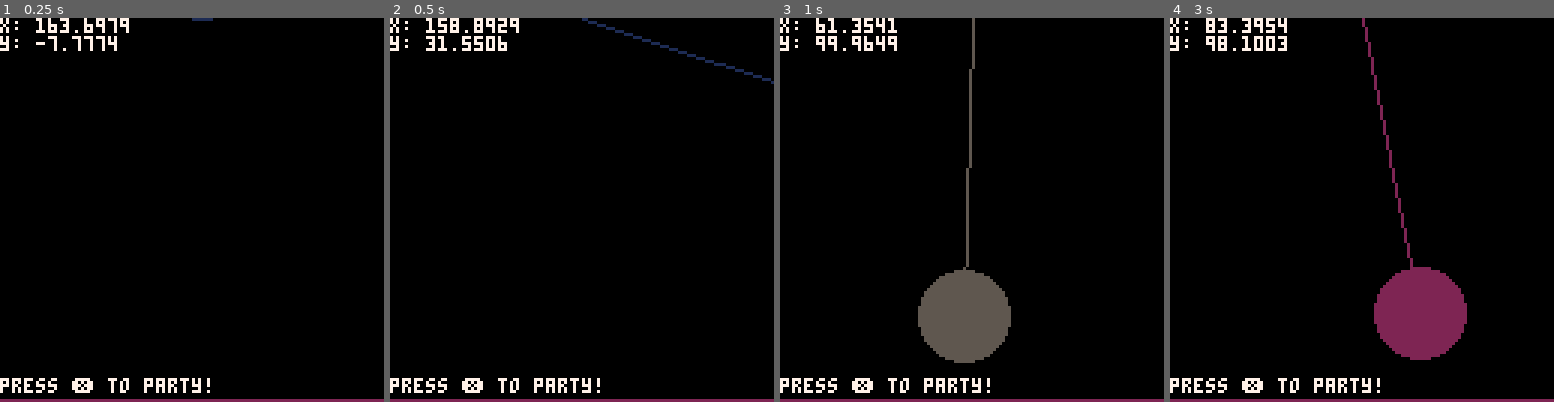
Above: before the commit, frames 1-4 (left to right).
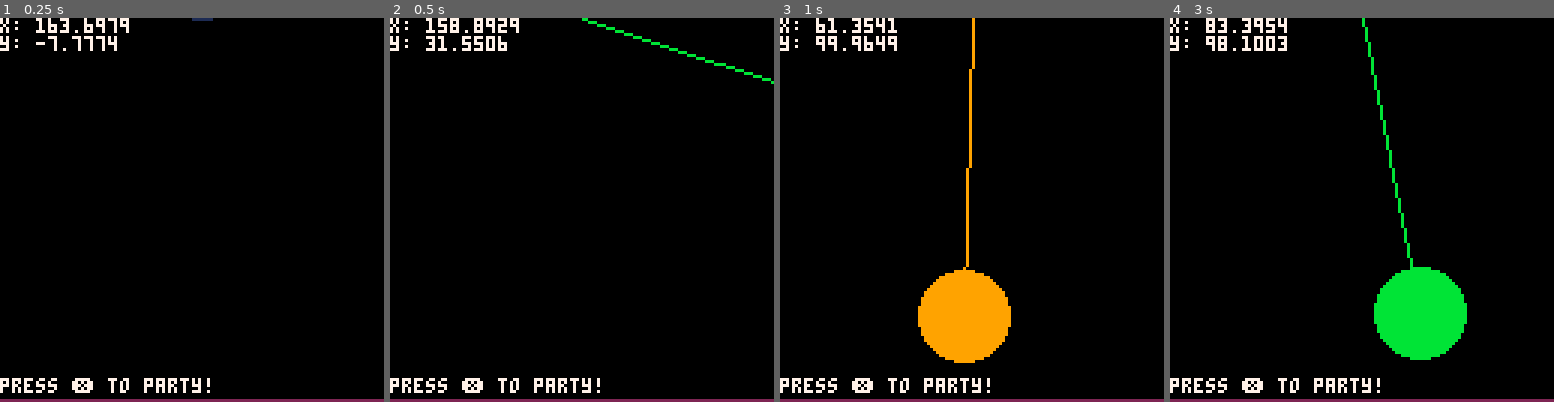
Above: after the commit, the same moments.

Repository: 0x4D5352/mussar.p8
Game: PICO-8 cartridge pendulum.p8
The game is run twice, just before and just after one commit, with the same random seed, the same clock (stepped at 60 frames per second) and the same inputs.
Inputs:
- Up to frame 1 (0.25 s): no input
- Up to frame 2 (0.5 s): tap X (X key) at 0.33 s
- Up to frame 3 (1 s): tap O (Z key) at 0.7 s
- Up to frame 4 (3 s): tap X (X key) at 1.07, 1.85, 2.97 s; hold Right 1.6-2.1 s; tap O (Z key) every 0.4 s from 1.7 to 2.9 s; hold Up 2.15-2.42 s; hold Right from 2.47 s (still down)

Frame 1 is identical in both runs. In frame 2, 0.4% of the frame differs, in the area x 50-100%, y 0-18%; in frame 3, 5.1%, in the area x 35-61%, y 0-90%; in frame 4, 5.1%.

Commit message:
fix: actually use X instead of C/O

Diff:
--- a/pendulum.p8
+++ b/pendulum.p8
@@ -34,9 +34,9 @@
 	if rnd() > 0.5 and party then
 		clr = rndcolor()
 	end
-	if btnp('4') and party == false then
+	if btnp(❎) and party == false then
 		party = true
-	else if btnp('4') and party == true then
+	else if btnp(❎) and party == true then
 		party = false
 	end
 	end
